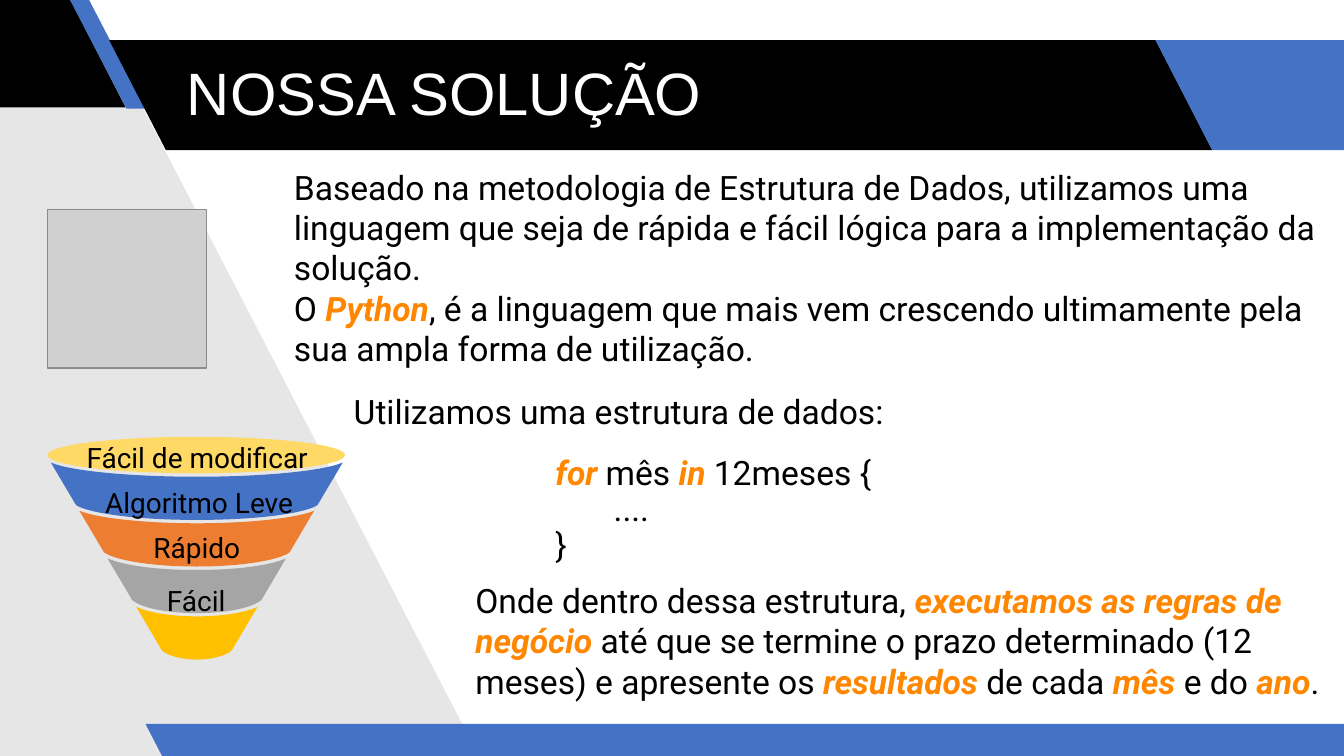
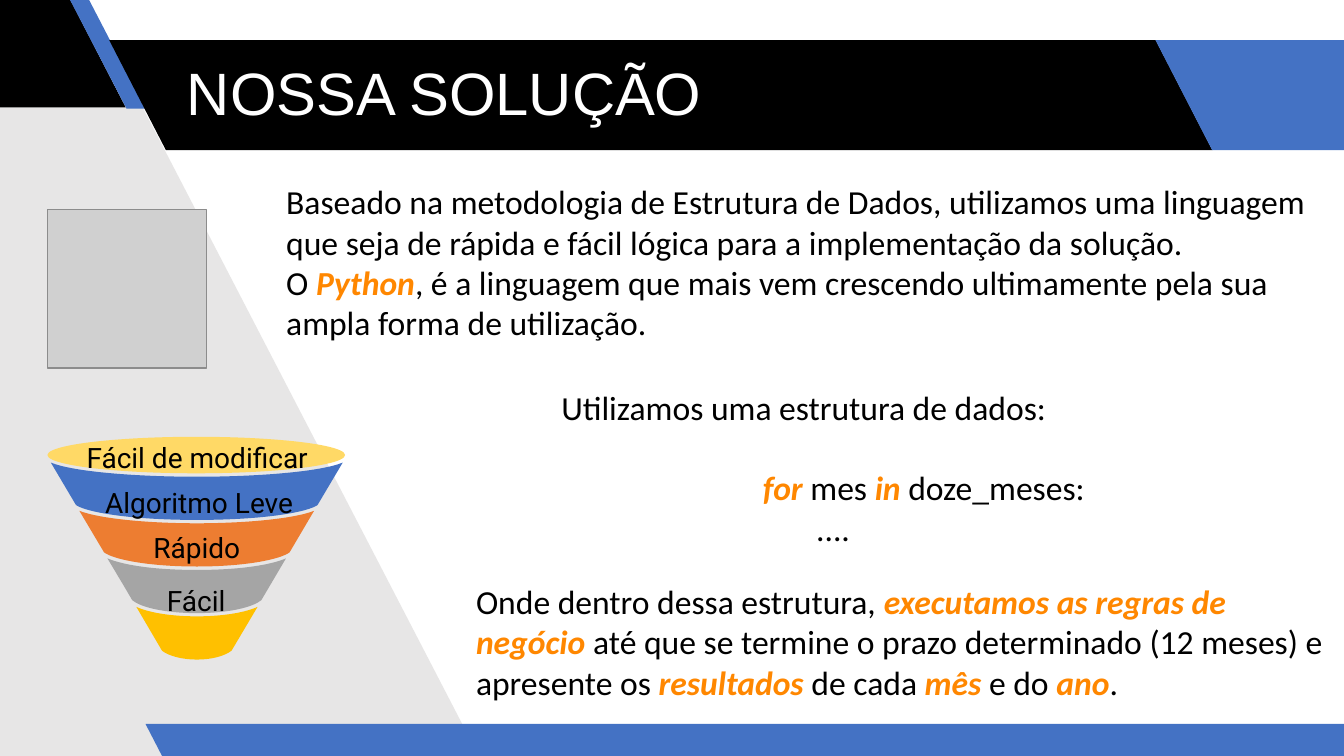
Before and after one commit to tech-warriors-corporation/profitco, a slide deck: slide 3 of presentation.pptx. Drawn at 1344x756 pixels with LibreOffice and Linux fonts; fonts in the diff are those of the drawing; grey boxes stand for pictures. Boxes give left, top, right and bottom in pixels: in the first picture for what was removed or moved away, otherwise in the second. Text is boxed around its words. In the diff, an @@ line names an element or a change of style, - is before the commit and + after.

```diff
--- a/presentation.pptx
+++ b/presentation.pptx
@@ text "Baseado na metodologia de Estrutura ..." at (286,190,1305,341): font Roboto to Calibri @@
@@ text "Baseado na metodologia de Estrutura ...": place and size @@
-text "Baseado na metodologia de Estrutura ..." at (294,174,1315,369)
+text "Baseado na metodologia de Estrutura ..." at (286,190,1305,341)
@@ text at (561,396,1084,505): paragraph removed @@
-}
@@ text "Utilizamos uma estrutura de dados:": place and size @@
-text "Utilizamos uma estrutura de dados:" at (354,398,884,486)
+text "Utilizamos uma estrutura de dados:" at (561,396,1084,505)
@@ text at (561,396,1046,421): font Roboto to Calibri in "Utilizamos uma estrutura de dados:", "...."; line spacing 0.9 to 1 @@
@@ text at (763,476,1084,505): text changed; font Roboto to Calibri @@
-for mês in 12meses {
+for mes in doze_meses:
@@ text "Onde dentro dessa estrutura, executamos ..." at (476,590,1323,701): font Roboto to Calibri @@
```
Also in this commit, not shown: 5 other slides changed, 1 other file.
